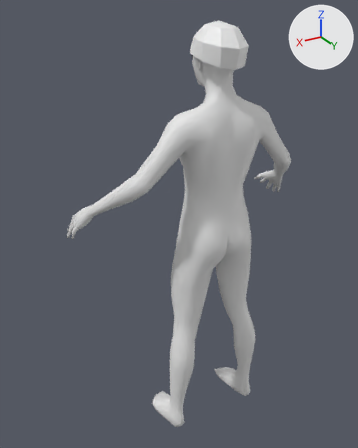
The glTF model apps/web/public/realistic/rider_pack.glb, before and after one commit.
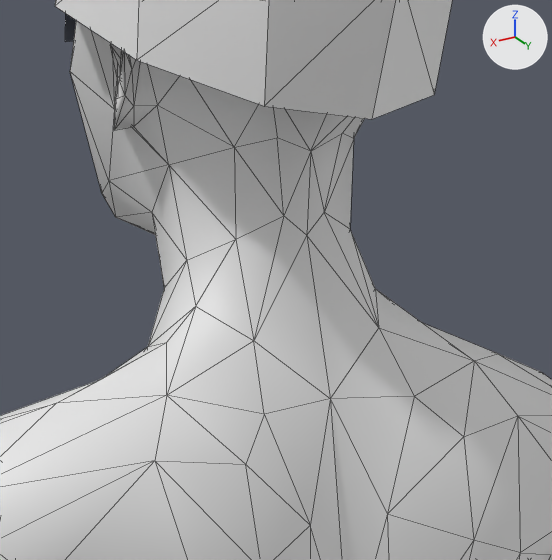
There are two pictures of each version: one whole from a 50 mm camera at (1.054, 1.451, 0.881) aimed at (0.07, -0.19, 0.06), one close up on the part from 51% to 73% of the width and 12% to 30% of the height. The lights are fixed; the arrows at upper right show +X, +Y and +Z. The older version's two pictures come first. The close-ups show mesh edges as thin lines. Vertices at exactly the same position are counted once.

The first close-up shows 'helmet', 'rider'.
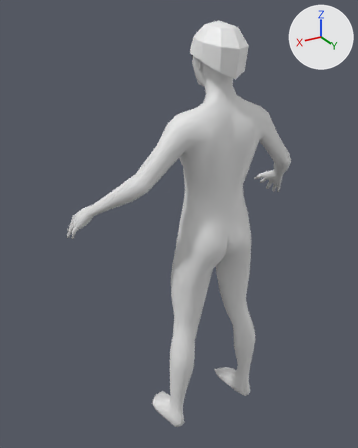
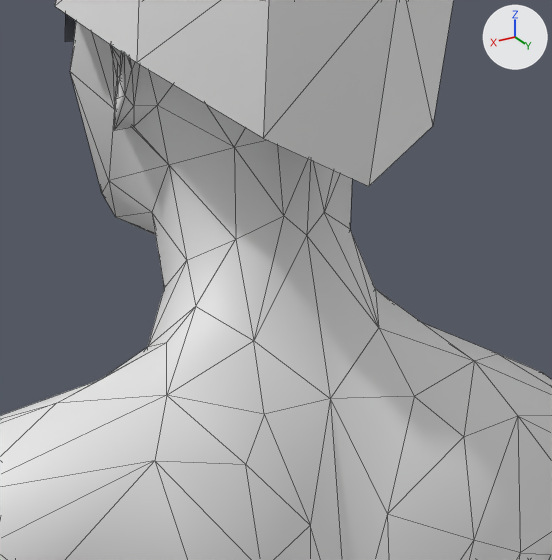
Changed parts and their boxes [x1, y1, x2, y2] in the close-ups (552 x 560 px; the box of a moved part takes in the faces that stretch with it):
'helmet', reshaped
    before: [55, 0, 452, 119]
    after: [55, 0, 454, 186]
part 1 of me_helmet, moved or reshaped
    before: [59, 0, 452, 119]
    after: [59, 0, 454, 186]

The edits, one by one:
me_helmet is used by ob_helmet; location (0.0, 0.0, 0.0).
me_helmet had 42 vertices, 54 faces and spanned x -0.093..0.093, y -0.153..0.081, z 0.699..0.851.
me_helmet now has 42 vertices, 54 faces and spans x -0.093..0.093, y -0.153..0.081, z 0.668..0.851.
Part 1, on me_helmet:
Vertex 26 of me_helmet moves from (0.09, -0.007, 0.725) at pixel (136, 60) to (0.09, -0.007, 0.724) at pixel (136, 62).
Vertex 27 of me_helmet moves from (0.052, 0.046, 0.706) at pixel (264, 106) to (0.052, 0.046, 0.692) at pixel (263, 138).
Vertex 28 of me_helmet moves from (0.0, 0.064, 0.699) at pixel (371, 119) to (0.0, 0.064, 0.668) at pixel (368, 186).
Vertex 29 of me_helmet moves from (-0.052, 0.046, 0.706) at pixel (434, 94) to (-0.052, 0.046, 0.692) at pixel (432, 126).
Vertex 30 of me_helmet moves from (-0.09, -0.007, 0.725) to (-0.09, -0.007, 0.724).
